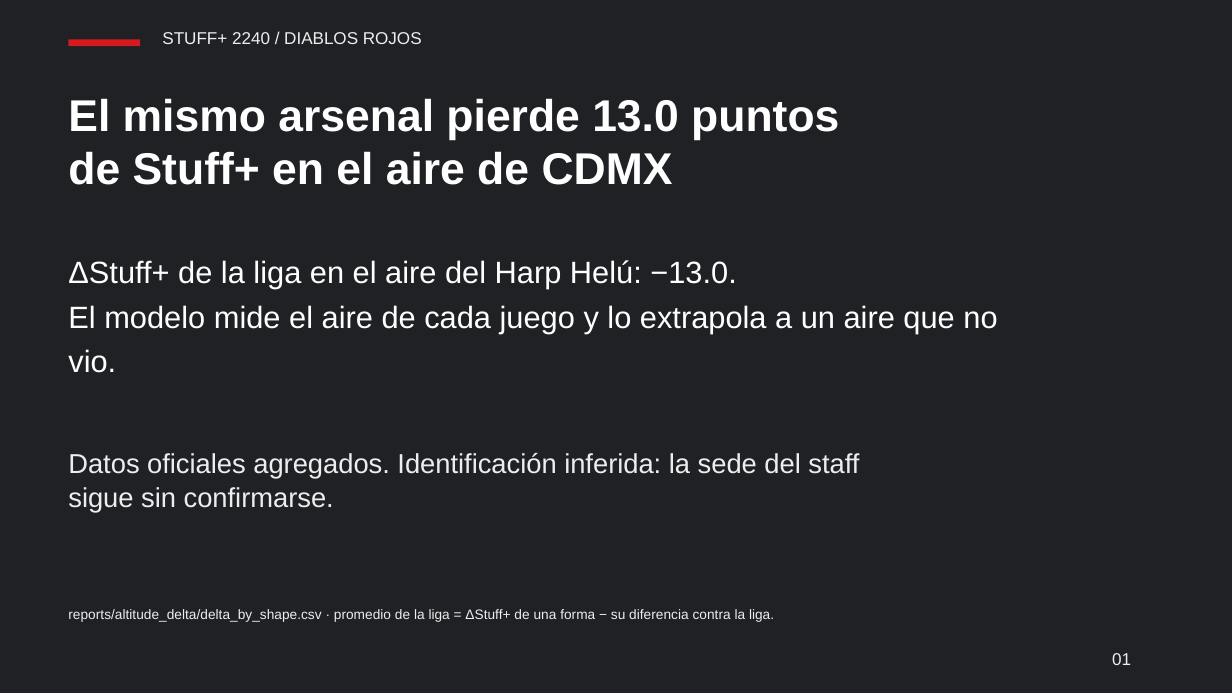
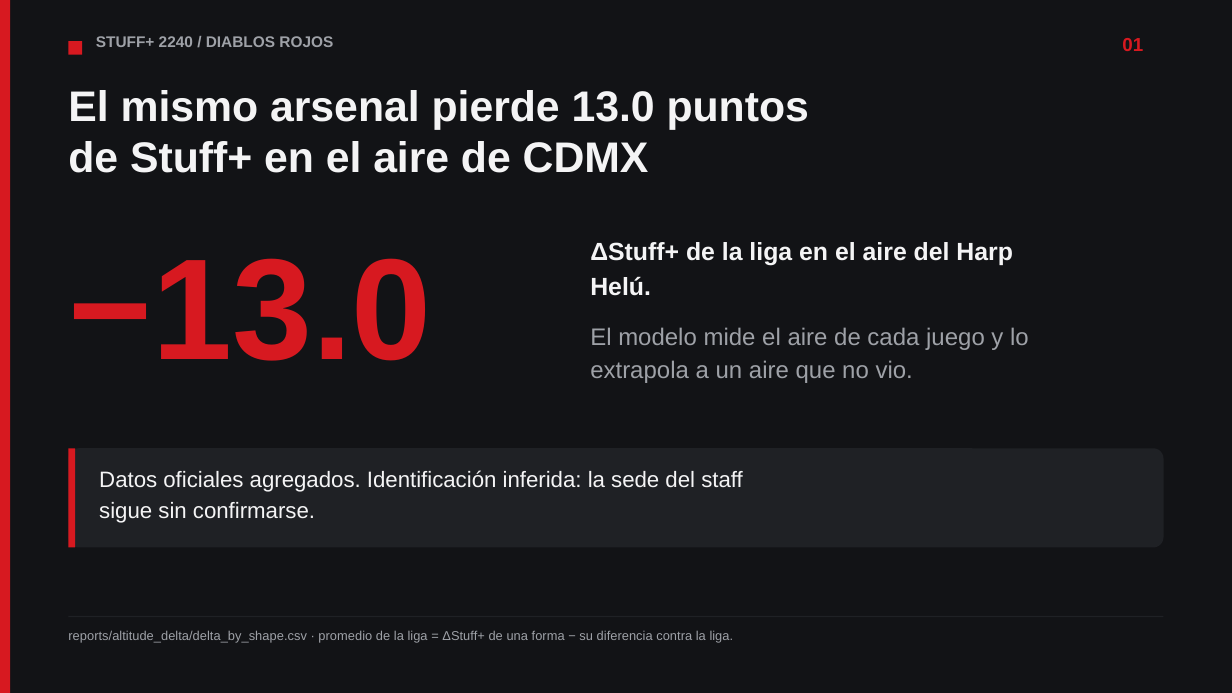
Before and after one commit to JoahanMorales/fuzzy-octo-pancake-DIABLOS-ROJOS-MLB, a slide deck: slide 1 of demo/deck/deck.pptx. Drawn at 1232x693 pixels with LibreOffice and Linux fonts; fonts in the diff are those of the drawing. Boxes give left, top, right and bottom in pixels: in the first picture for what was removed or moved away, otherwise in the second. Text is boxed around its words. In the diff, an @@ line names an element or a change of style, - is before the commit and + after.

Commit message:
HACK-088: deck and one-pager typeset in LaTeX (Beamer + TikZ, Fira Sans)
- Page gains a TeX backend: the same lines as the PPTX and the ReportLab PDF, at the same coordinates
- deck.tex (Beamer) and one-pager.tex compiled with Tectonic over the ReportLab PDFs; fallback kept without Tectonic
- dark slides with cards, bar tracks and a hero number; one-pager with KPI strip and section rules
- verify.py passes unchanged; previews regenerated

```diff
--- a/demo/deck/deck.pptx
+++ b/demo/deck/deck.pptx
@@ rectangle at box(0, 0, 1232, 692): fill #202124 to #121316 @@
@@ rectangle added at box(0, 0, 10, 692), fill #D71920 @@
@@ rectangle: place and size @@
-rectangle at box(69, 39, 140, 47)
+rectangle at box(69, 41, 83, 54)
@@ text "STUFF+ 2240 / DIABLOS ROJOS": place and size @@
-text "STUFF+ 2240 / DIABLOS ROJOS" at box(162, 32, 422, 44)
+text "STUFF+ 2240 / DIABLOS ROJOS" at box(96, 36, 333, 47)
@@ text "STUFF+ 2240 / DIABLOS ROJOS" at box(96, 36, 333, 47): size 10 to 9 pt, text colour #ECEDEF to #9EA1A7, bold on @@
@@ text "01": place and size @@
-text "01" at box(1112, 653, 1131, 665)
+text "01" at box(1122, 38, 1143, 51)
@@ text "01" at box(1122, 38, 1143, 51): size 10 to 11 pt, text colour #ECEDEF to #D71920, bold on @@
@@ text "El mismo arsenal pierde 13.0 ...": place and size @@
-text "El mismo arsenal pierde 13.0 ..." at box(68, 98, 839, 140)
+text "El mismo arsenal pierde 13.0 ..." at box(68, 90, 809, 130)
@@ text "El mismo arsenal pierde 13.0 ..." at box(68, 90, 809, 130): size 26 to 25 pt, text colour #FFFFFF to #F4F4F5 @@
@@ text "de Stuff+ en el aire ...": place and size @@
-text "de Stuff+ en el aire ..." at box(68, 151, 673, 185)
+text "de Stuff+ en el aire ..." at box(68, 141, 649, 173)
@@ text "de Stuff+ en el aire ..." at box(68, 141, 649, 173): size 26 to 25 pt, text colour #FFFFFF to #F4F4F5 @@
@@ text at box(68, 258, 431, 361): text changed; size 18 to 84 pt; text colour #FFFFFF to #D71920; bold on @@
-vio.
+−13.0
@@ text at box(590, 242, 1013, 266): text changed; size 18 to 14.5 pt; text colour #FFFFFF to #F4F4F5; bold on @@
-ΔStuff+ de la liga en el aire del Harp Helú: −13.0.
+ΔStuff+ de la liga en el aire del Harp
@@ text added at box(590, 276, 651, 296), 14.5 pt, text #F4F4F5, bold @@
+Helú.
@@ text at box(590, 327, 1029, 350): text changed; size 18 to 14 pt; text colour #FFFFFF to #9EA1A7 @@
-El modelo mide el aire de cada juego y lo extrapola a un aire que no
+El modelo mide el aire de cada juego y lo
@@ text added at box(590, 360, 913, 383), 14 pt, text #9EA1A7 @@
+extrapola a un aire que no vio.
@@ rounded rectangle added at box(69, 448, 1164, 548), fill #1F2125 @@
@@ rectangle added at box(69, 448, 76, 548), fill #D71920 @@
@@ text "Datos oficiales agregados. Identificación inferida: ..." at box(99, 470, 743, 492): size 16 to 13 pt, text colour #ECEDEF to #F4F4F5 @@
@@ text "Datos oficiales agregados. Identificación inferida: ...": place and size @@
-text "Datos oficiales agregados. Identificación inferida: ..." at box(68, 453, 859, 479)
+text "Datos oficiales agregados. Identificación inferida: ..." at box(99, 470, 743, 492)
@@ text "sigue sin confirmarse.": place and size @@
-text "sigue sin confirmarse." at box(68, 487, 334, 513)
+text "sigue sin confirmarse." at box(99, 502, 315, 523)
@@ text "sigue sin confirmarse." at box(99, 502, 315, 523): size 16 to 13 pt, text colour #ECEDEF to #F4F4F5 @@
@@ text "reports/altitude_delta/delta_by_shape.csv · promedio de la ...": place and size @@
-text "reports/altitude_delta/delta_by_shape.csv · promedio de la ..." at box(68, 609, 774, 622)
+text "reports/altitude_delta/delta_by_shape.csv · promedio de la ..." at box(68, 630, 734, 643)
@@ text "reports/altitude_delta/delta_by_shape.csv · promedio de la ..." at box(68, 630, 734, 643): size 8 to 7.5 pt, text colour #ECEDEF to #9EA1A7 @@
@@ rectangle added at box(69, 616, 1164, 617), fill #1F2125 @@
```
Also in this commit, not shown: 9 other slides changed, 8 other files.
